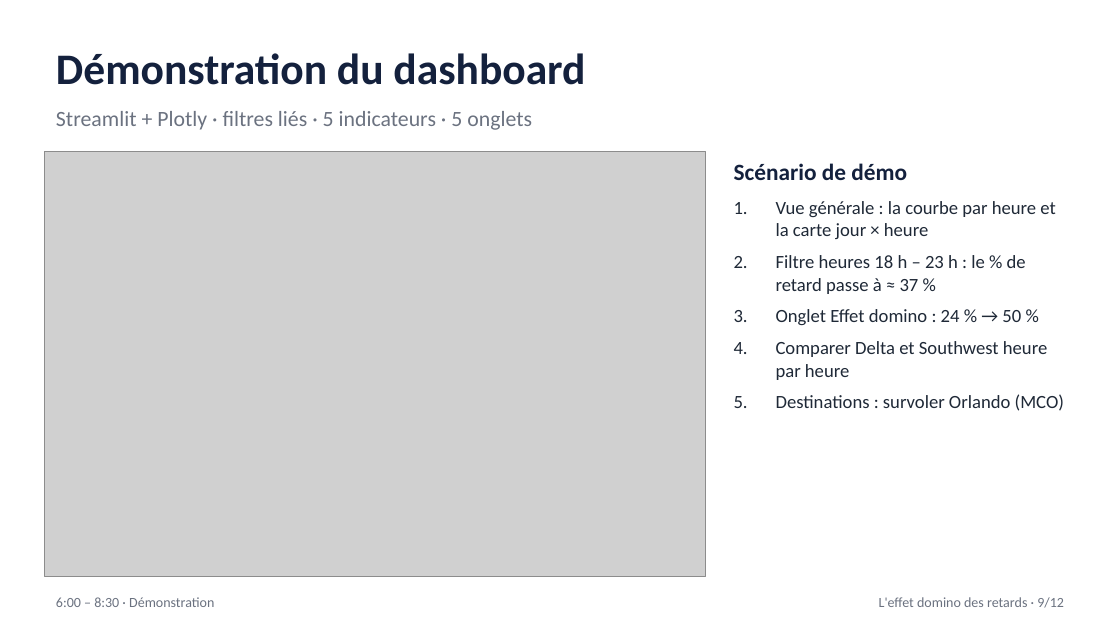
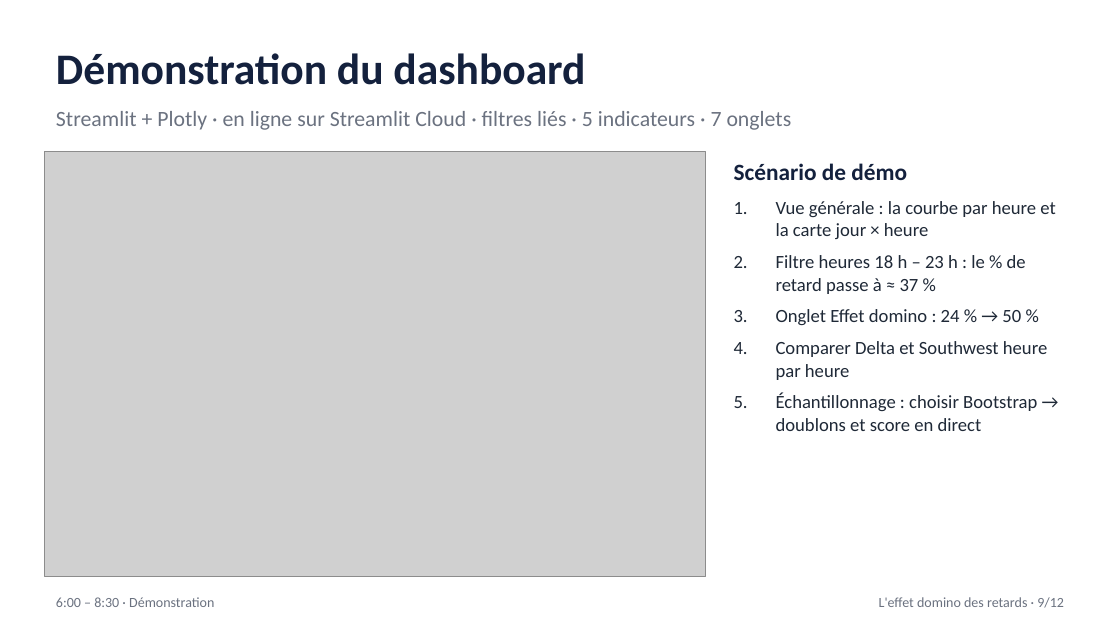
Before and after one commit to SalmaBouhmid/flight-delay-domino-effect, a slide deck: slide 9 of presentation/presentation_finale.pptx. Drawn at 1120x630 pixels with LibreOffice and Linux fonts; fonts in the diff are those of the drawing; grey boxes stand for pictures. Boxes give left, top, right and bottom in pixels: in the first picture for what was removed or moved away, otherwise in the second. Text is boxed around its words. In the diff, an @@ line names an element or a change of style, - is before the commit and + after.

```diff
--- a/presentation/presentation_finale.pptx
+++ b/presentation/presentation_finale.pptx
@@ text at [56, 111, 792, 130]: text changed @@
-Streamlit + Plotly · filtres liés · 5 indicateurs · 5 onglets
+Streamlit + Plotly · en ligne sur Streamlit Cloud · filtres liés · 5 indicateurs · 7 onglets
@@ text at [776, 393, 1037, 431]: text changed @@
-5. Destinations : survoler Orlando (MCO)
+5. Échantillonnage : choisir Bootstrap → doublons et score en direct
```
Also in this commit, not shown: 1 other slide changed, 2 other files.
